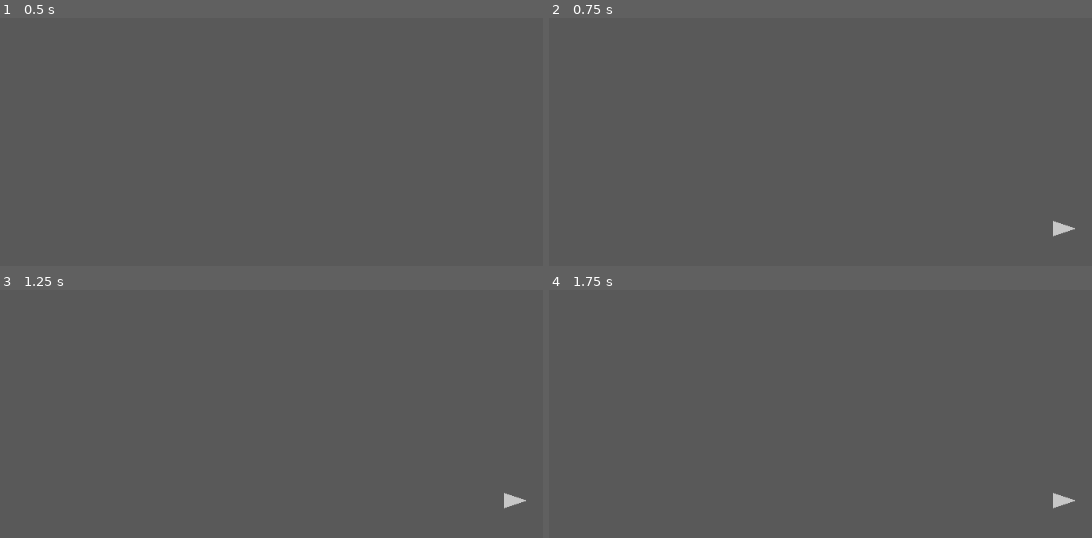
Above: before the commit, frames 1-4 (two rows, left to right).
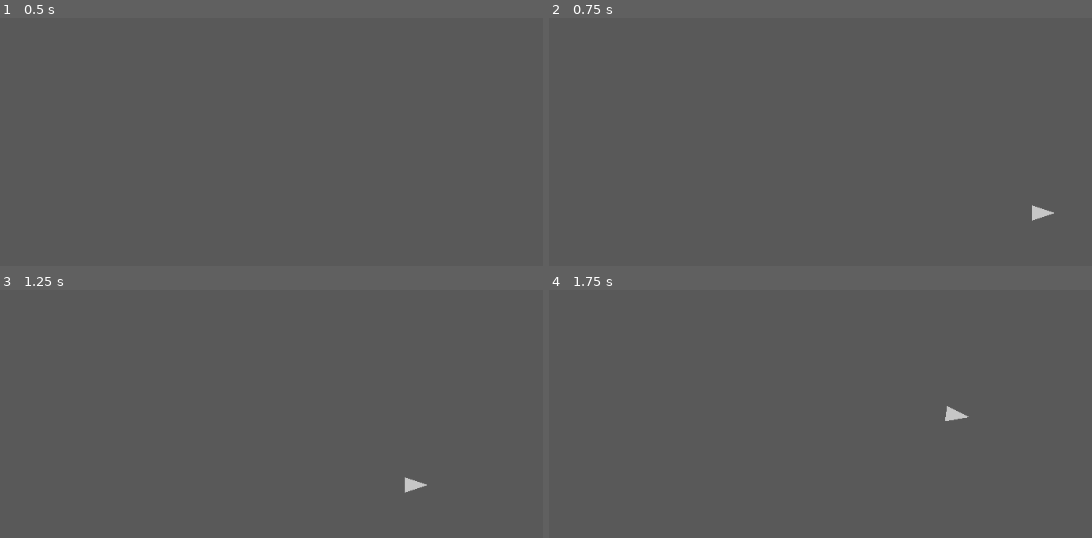
Above: after the commit, the same moments.

Repository: battw/does-compute-2
Game: Godot game, scene res://Main/Main.tscn
Two runs of this game, one before a commit and one after it. Both use one fixed random seed, a clock stepped at 60 frames per second and the inputs below.
Inputs (mouse positions are in pixels of both pictures, inside the frame that each line leads up to):
- Up to frame 1 (0.5 s): no input
- Up to frame 2 (0.75 s): tap Enter at 0.5 s; move the mouse to (1059, 228) at 0.52 s; press the mouse at (1059, 228) at 0.53 s; hold Right (right, bound only after the commit) from 0.53 s (still down)
- Up to frame 3 (1.25 s): keep holding Right (right, bound only after the commit)
- Up to frame 4 (1.75 s): move the mouse to (1059, 500) at 1.27 s; release Right (right, bound only after the commit) at 1.28 s; release the mouse at (1059, 500) at 1.28 s; hold Down (down, bound only after the commit) from 1.28 s (still down); right-click (1059, 500) at 1.35 s; click (1059, 500) at 1.55 s

Frame 1 is identical in both runs. In frame 2, 0.3% of the frame differs, in the area x 88-97%, y 75-89%; in frame 3, 0.3%; in frame 4, 0.3%, in the area x 72-97%, y 46-89%.

Commit message:
Arrows can snap to grid. Can move view.

Diff:
--- a/Main/Main.gd
+++ b/Main/Main.gd
@@ -1,4 +1,7 @@
 extends Node
+
+export var move_speed = 200
+export var snap_grid_size = 50
 
 var arrow = preload("res://Arrow/Arrow.tscn")
 var current_arrow
@@ -7,11 +10,18 @@
 var mode_names = ["ADD", "INVERT", "DELETE"]
 var input_mode = ADD
 
+var move = Vector2.ZERO # Viewport movement direction
+
+
+var viewport_offset setget , get_viewport_offset
 #func _ready():
 #	VisualServer.set_default_clear_color(Color(0, 0, 0))
 
+func get_viewport_offset():
+	return get_viewport().canvas_transform.get_origin()
 
 func _input(event: InputEvent):
+
 	if event is InputEventKey:
 		if event.get_scancode() == KEY_ESCAPE:
 			get_tree().quit()
@@ -26,30 +36,53 @@
 		input_mode = (input_mode + 1) % 3
 		print("input mode: " + mode_names[input_mode])
 
+	if event.is_action_pressed("up"):
+		move += Vector2.DOWN
+	if event.is_action_pressed("down"):
+		move += Vector2.UP
+	if event.is_action_pressed("left"):
+		move += Vector2.RIGHT
+	if event.is_action_pressed("right"):
+		move += Vector2.LEFT
+	if event.is_action_released("up") or event.is_action_released("down") \
+		or event.is_action_released("left") or event.is_action_released("right"):
+		move = Vector2.ZERO
+
 	match input_mode:
 		ADD:
 			if event.is_action_pressed("click"):
-				var pos = get_viewport().get_mouse_position()
+				var pos = get_viewport().get_mouse_position() - self.viewport_offset
 				current_arrow = add_arrow(pos)
 
 			elif event.is_action_released("click"):
 				current_arrow = null
 
 			elif event is InputEventMouseMotion and current_arrow:
-				var mpos = get_viewport().get_mouse_position()
+				var mpos = get_viewport().get_mouse_position() - self.viewport_offset
 				current_arrow.look_at(mpos)
+
+
+func _process(delta):
+	get_viewport().canvas_transform = \
+	get_viewport().canvas_transform.translated(move * delta * move_speed)
 
 
 func add_arrow(pos):
 	""" Places an arrow at the given position and returns it """
 	var a = arrow.instance()
-	a.position = pos
+	if snap_grid_size != 0:
+		var x = round(pos[0] / snap_grid_size) * int(snap_grid_size)
+		var y = round(pos[1] / snap_grid_size) * int(snap_grid_size)
+		a.position = Vector2(x, y)
+	else:
+		a.position = pos
 	var arrows = find_node("Arrows", true, false)
 	if !arrows:
 		print("Could not find Arrows node to add an Arrow to.")
 	else:
 		arrows.add_child(a)
 	return a
+
 
 func on_arrow_clicked(arrow):
 	match input_mode:
--- a/Main/Main.tscn
+++ b/Main/Main.tscn
@@ -16,17 +16,25 @@
 script = ExtResource( 2 )
 
 [node name="PlayArea" type="Area2D" parent="."]
-editor/display_folded = true
 position = Vector2( 516.757, 304.754 )
 scale = Vector2( 0.199999, 1 )
 collision_layer = 0
 script = ExtResource( 3 )
+__meta__ = {
+"_edit_group_": true
+}
 
 [node name="CollisionShape2D" type="CollisionShape2D" parent="PlayArea"]
 show_behind_parent = true
 position = Vector2( 0, 2.65002 )
 scale = Vector2( 5.64, 5.8 )
 shape = SubResource( 1 )
+
+[node name="BackgroundGrid" type="GridContainer" parent="PlayArea"]
+margin_left = -4568.0
+margin_top = -775.0
+margin_right = 4572.0
+margin_bottom = 785.0
 
 [node name="Saver" parent="." instance=ExtResource( 4 )]
 
--- a/project.godot
+++ b/project.godot
@@ -97,6 +97,26 @@
 "events": [ Object(InputEventKey,"resource_local_to_scene":false,"resource_name":"","device":0,"alt":false,"shift":false,"control":false,"meta":false,"command":false,"pressed":false,"scancode":76,"unicode":0,"echo":false,"script":null)
  ]
 }
+up={
+"deadzone": 0.5,
+"events": [ Object(InputEventKey,"resource_local_to_scene":false,"resource_name":"","device":0,"alt":false,"shift":false,"control":false,"meta":false,"command":false,"pressed":false,"scancode":16777232,"unicode":0,"echo":false,"script":null)
+ ]
+}
+down={
+"deadzone": 0.5,
+"events": [ Object(InputEventKey,"resource_local_to_scene":false,"resource_name":"","device":0,"alt":false,"shift":false,"control":false,"meta":false,"command":false,"pressed":false,"scancode":16777234,"unicode":0,"echo":false,"script":null)
+ ]
+}
+left={
+"deadzone": 0.5,
+"events": [ Object(InputEventKey,"resource_local_to_scene":false,"resource_name":"","device":0,"alt":false,"shift":false,"control":false,"meta":false,"command":false,"pressed":false,"scancode":16777231,"unicode":0,"echo":false,"script":null)
+ ]
+}
+right={
+"deadzone": 0.5,
+"events": [ Object(InputEventKey,"resource_local_to_scene":false,"resource_name":"","device":0,"alt":false,"shift":false,"control":false,"meta":false,"command":false,"pressed":false,"scancode":16777233,"unicode":0,"echo":false,"script":null)
+ ]
+}
 
 [layer_names]
 
--- a/saves/sav.tres
+++ b/saves/sav.tres
@@ -7,64 +7,16 @@
 data = {
 "Arrows": [ {
 "hit": false,
-"inv": true,
+"inv": false,
 "name": "Arrow",
-"transform": Transform2D( 0.0655522, 0.997849, -0.997849, 0.0655522, 281, 285 ),
+"transform": Transform2D( 0.999392, 0.0348626, -0.0348626, 0.999392, 281, 484 ),
+"type": "Arrow"
+}, {
+"hit": false,
+"inv": false,
+"name": "Arrow2",
+"transform": Transform2D( -0.995548, 0.0942531, -0.0942531, -0.995548, 506, 479 ),
 "type": "Arrow"
 } ],
-"Dots": [ {
-"direction": Vector2( 0.0655522, 0.997849 ),
-"from_arrows": [ "Arrow" ],
-"speed": 100.0,
-"transform": Transform2D( 1, 0, 0, 1, 353.654, 1390.98 ),
-"type": "Dot"
-}, {
-"direction": Vector2( 0.0655522, 0.997849 ),
-"from_arrows": [ "Arrow" ],
-"speed": 100.0,
-"transform": Transform2D( 1, 0, 0, 1, 331.039, 1046.72 ),
-"type": "Dot"
-}, {
-"direction": Vector2( 0.0655522, 0.997849 ),
-"from_arrows": [ "Arrow" ],
-"speed": 100.0,
-"transform": Transform2D( 1, 0, 0, 1, 324.484, 946.934 ),
-"type": "Dot"
-}, {
-"direction": Vector2( 0.0655522, 0.997849 ),
-"from_arrows": [ "Arrow" ],
-"speed": 100.0,
-"transform": Transform2D( 1, 0, 0, 1, 315.633, 812.198 ),
-"type": "Dot"
-}, {
-"direction": Vector2( 0.0655522, 0.997849 ),
-"from_arrows": [ "Arrow" ],
-"speed": 100.0,
-"transform": Transform2D( 1, 0, 0, 1, 309.078, 712.413 ),
-"type": "Dot"
-}, {
-"direction": Vector2( 0.0655522, 0.997849 ),
-"from_arrows": [ "Arrow" ],
-"speed": 100.0,
-"transform": Transform2D( 1, 0, 0, 1, 302.523, 612.628 ),
-"type": "Dot"
-}, {
-"direction": Vector2( 0.0655522, 0.997849 ),
-"from_arrows": [ "Arrow" ],
-"speed": 100.0,
-"transform": Transform2D( 1, 0, 0, 1, 294.766, 494.549 ),
-"type": "Dot"
-}, {
-"direction": Vector2( 0.0655522, 0.997849 ),
-"from_arrows": [ "Arrow" ],
-"speed": 100.0,
-"transform": Transform2D( 1, 0, 0, 1, 288.211, 394.764 ),
-"type": "Dot"
-}, {
-"direction": Vector2( 0.0655522, 0.997849 ),
-"from_arrows": [ "Arrow" ],
-"speed": 100.0,
-"transform": Transform2D( 1, 0, 0, 1, 281.656, 294.979 ),
-"type": "Dot"
-} ]
+"Dots": [  ]
 }
